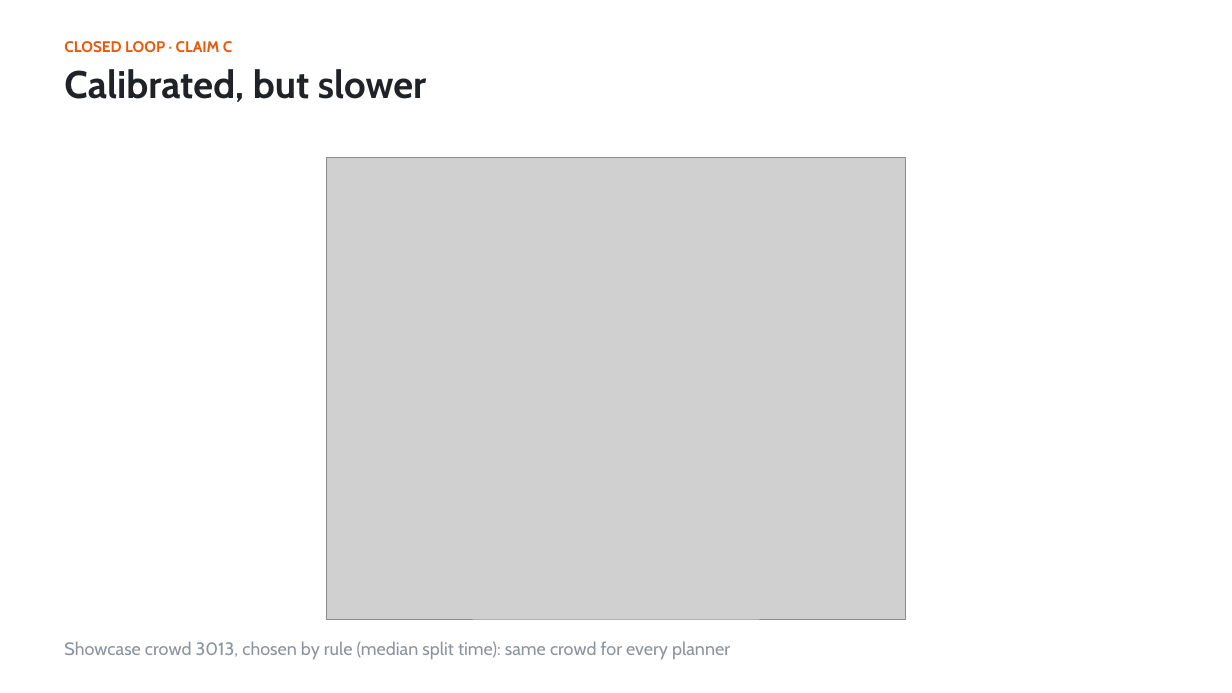
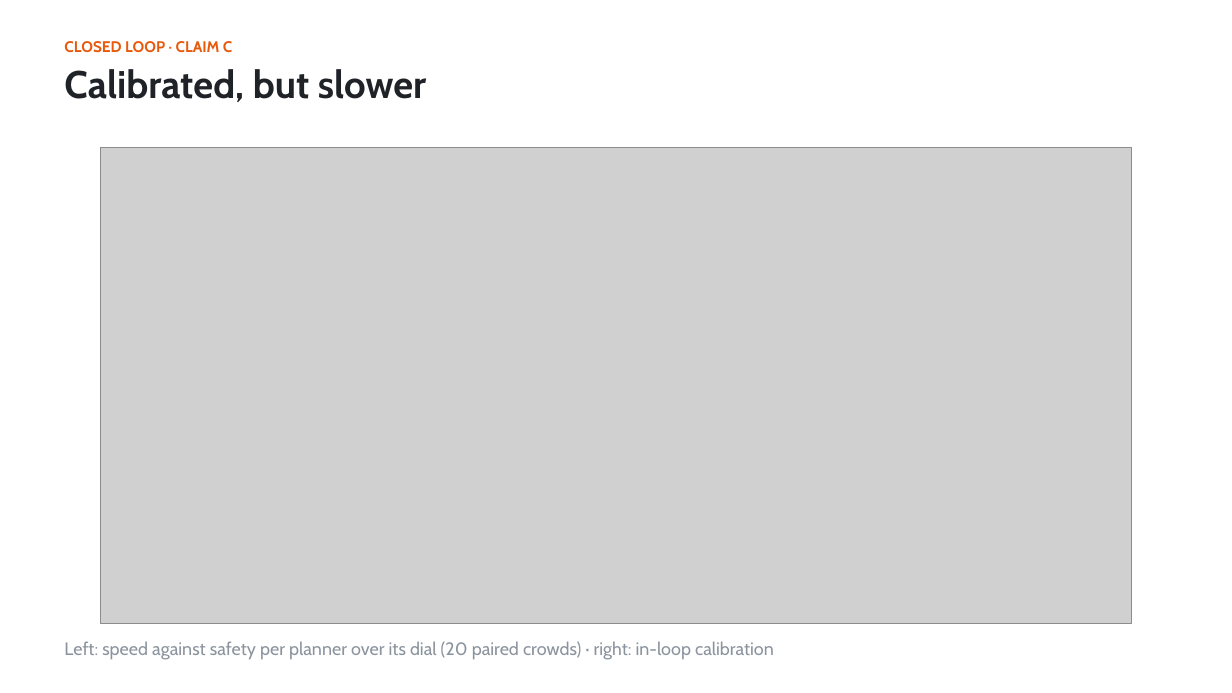
Before and after one commit to shiinalight/Foresight, a slide deck: slide 12 of deck/Foresight.pptx. Drawn at 1232x693 pixels with LibreOffice and Linux fonts; fonts in the diff are those of the drawing; grey boxes stand for pictures. Boxes give left, top, right and bottom in pixels: in the first picture for what was removed or moved away, otherwise in the second. Text is boxed around its words. In the diff, an @@ line names an element or a change of style, - is before the commit and + after.

```diff
--- a/deck/Foresight.pptx
+++ b/deck/Foresight.pptx
@@ picture: place and size @@
-picture at [326, 157, 906, 619]
+picture at [101, 148, 1132, 624]
@@ text at [64, 641, 774, 660]: text changed @@
-Showcase crowd 3013, chosen by rule (median split time): same crowd for every planner
+Left: speed against safety per planner over its dial (20 paired crowds) · right: in-loop calibration
```
Also in this commit, not shown: 1 other slide changed, 2 other files.
